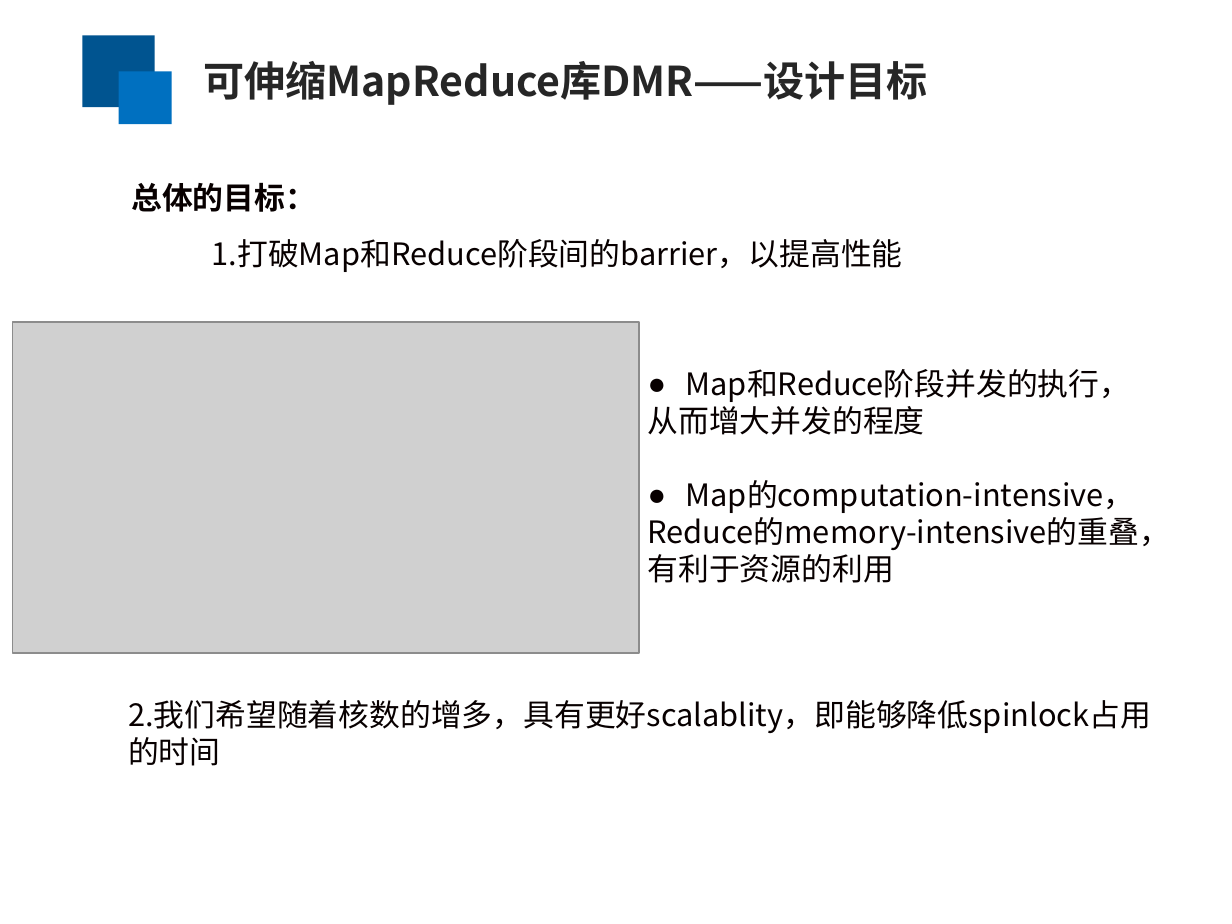
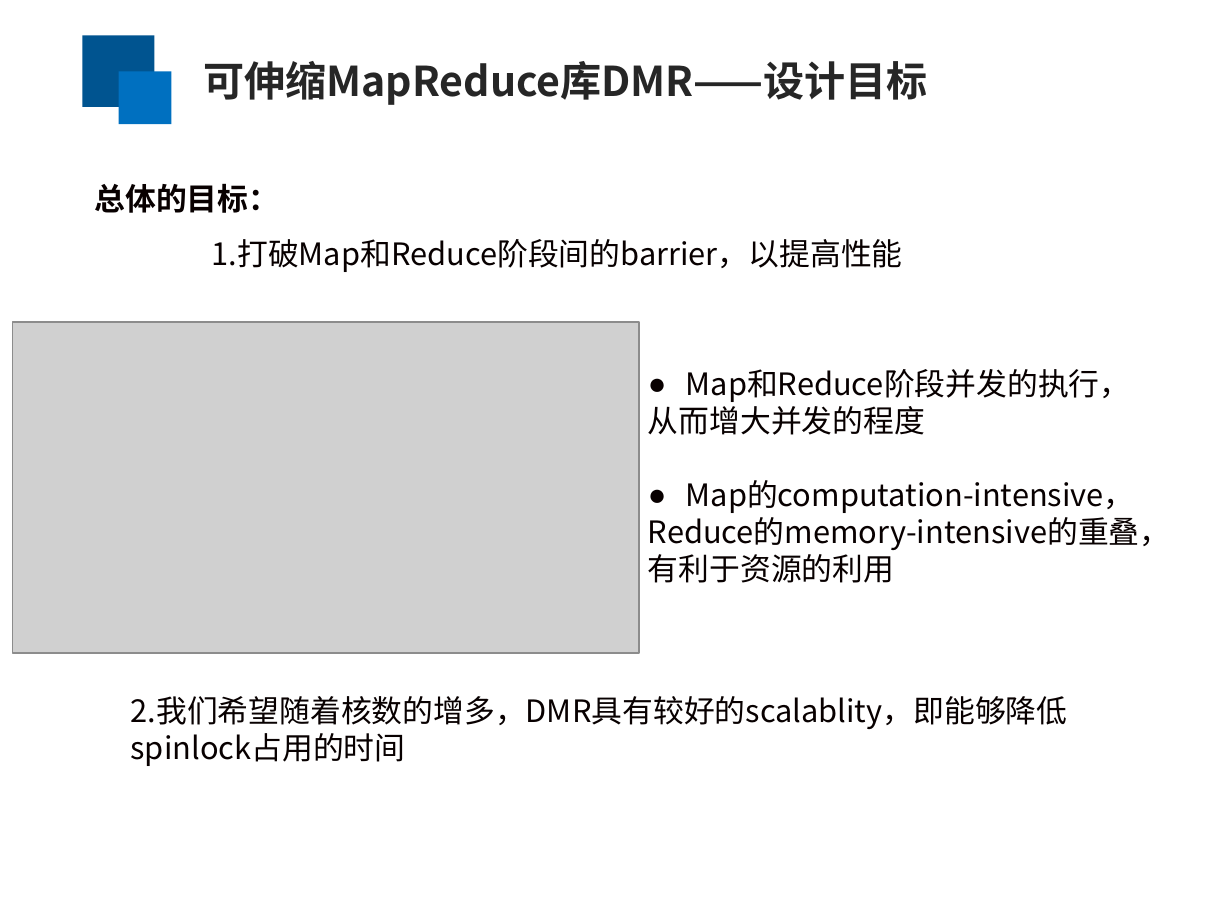
Before and after one commit to yufenyu/work, a slide deck: slide 6 of dmr_paper/paper/chinaSys-2016.ppt (slide 7 before the commit). Drawn at 1232x924 pixels with LibreOffice and Linux fonts; fonts in the diff are those of the drawing; grey boxes stand for pictures. Boxes give left, top, right and bottom in pixels: in the first picture for what was removed or moved away, otherwise in the second. Text is boxed around its words. In the diff, an @@ line names an element or a change of style, - is before the commit and + after.

```diff
--- a/dmr_paper/paper/chinaSys-2016.ppt
+++ b/dmr_paper/paper/chinaSys-2016.ppt
@@ text "总体的目标：": place and size @@
-text "总体的目标：" at bbox=[131, 182, 316, 212]
+text "总体的目标：" at bbox=[94, 183, 279, 213]
@@ text at bbox=[131, 696, 1068, 766]: text changed @@
-2.我们希望随着核数的增多，具有更好scalablity，即能够降低spinlock占用的时间
+2.我们希望随着核数的增多，DMR具有较好的scalablity，即能够降低spinlock占用的时间
```
Also in this commit, not shown: 11 other slides changed, 1 slide removed.
